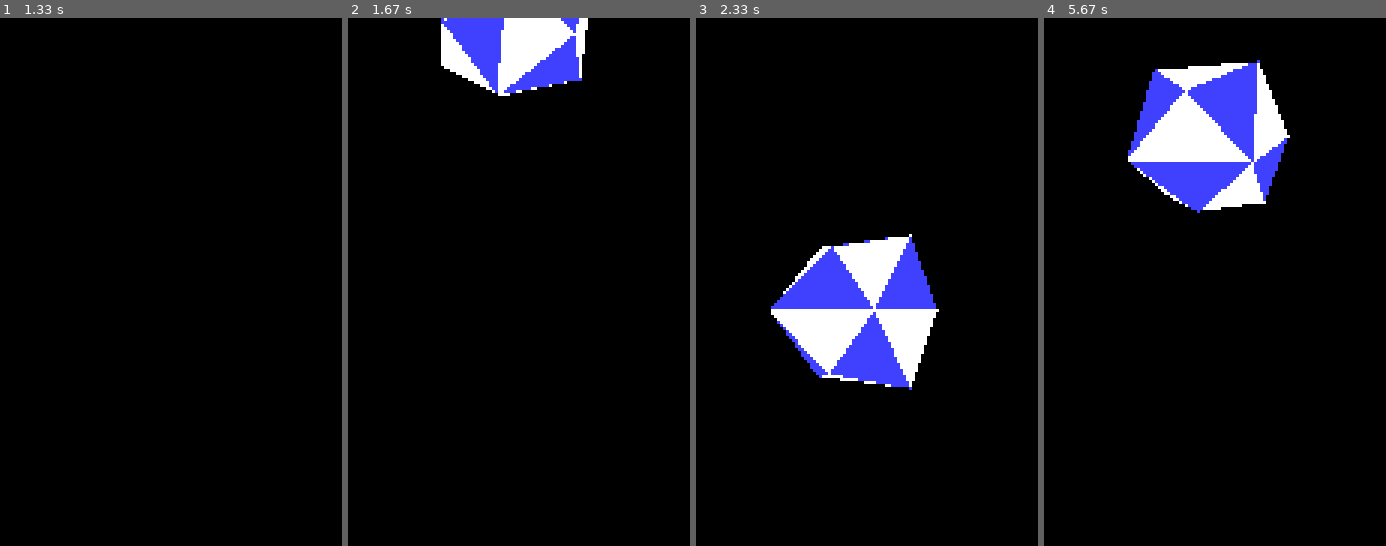
Above: before the commit, frames 1-4 (left to right).
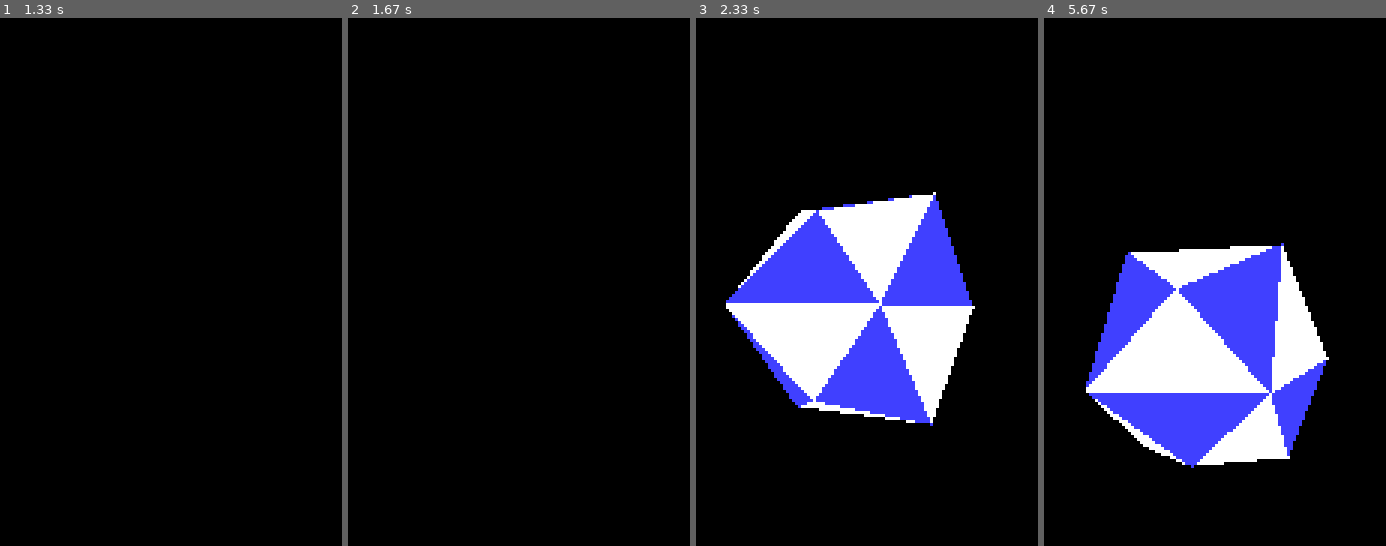
Above: after the commit, the same moments.

Repository: mooinglemur/2RX16
Game: pygame game, started from trials/pygame-polyhedron.py
The game is run twice, just before and just after one commit, with the same random seed, the same clock (stepped at 60 frames per second) and the same inputs.
Inputs:
- Up to frame 1 (1.33 s): no input
- Up to frame 2 (1.67 s): no input
- Up to frame 3 (2.33 s): no input
- Up to frame 4 (5.67 s): no input

Frame 1 is identical in both runs. In frame 2, 5.3% of the frame differs, in the area x 27-71%, y 0-15%; in frame 3, 14%; in frame 4, 33%, in the area x 12-84%, y 7-86%.

Commit message:
more progress with the polyhedron stuff

Diff:
--- a/trials/pygame-polyhedron.py
+++ b/trials/pygame-polyhedron.py
@@ -96,7 +96,7 @@
 
 
 # Define the size and position of the polyhedron
-scale = 20
+scale = 30
 center_offset = (width // 2, height // 2)
 
 # Define rotation parameters
@@ -116,15 +116,17 @@
 
 camera = (0, 0, 6)
 
+tris_seen = False
+
 def slope2bytes(slope):
     x1 = (slope / 2)
     x32 = 0x00
-    if x1 >= 64 or x1 <= -64:
+    if x1 >= 32 or x1 < -32:
         x1 /= 32
         x32 = 0x80
-    x1 *= 512 # subpixels to whole number
-    print(int(x1))
-    b1 = bytearray(int(x1).to_bytes(2, 'little', signed=True))
+    x1 *= 512 # move significant fractional part to whole number
+    print(round(x1))
+    b1 = bytearray(round(x1).to_bytes(2, 'little', signed=True))
     b1[1] &= 0x7f
     b1[1] |= x32
     return b1
@@ -145,6 +147,7 @@
     global squishy_max_amplitude
     global zees
     global rotated_vertices
+    global tris_seen
 
     # Apply rotation
     angle_x += rotation_speed_x
@@ -273,6 +276,8 @@
 
 #        if v0[1] < 0:
 #            v0[1] = 0
+
+        tris_seen = True
 
         if (v0[1] == v1[1]): # Part 2 only
             print("Part 2 only")
@@ -393,7 +398,7 @@
             f.write(rowcount2.to_bytes(1, 'little')) # 0b row count 1
 
 
-States = Enum('States', ['FALLING', 'SQUISHING', 'BOUNCING', 'RISING', 'STEADY'])
+States = Enum('States', ['FALLING', 'SQUISHING', 'BOUNCING', 'RISING', 'STEADY', 'LOOPING'])
 
 # Main game loop
 running = True
@@ -411,7 +416,7 @@
     if hedron_state == States.FALLING:
         momentum += gravity
         vertical_offset += momentum
-        if vertical_offset >= 2:
+        if vertical_offset >= 1.6:
             print("SQUISHING")
             hedron_state = States.SQUISHING
 
@@ -425,9 +430,9 @@
     elif hedron_state == States.BOUNCING:
         hedron_state = States.RISING
         if bounces >= 3:
-            momentum = 0.075
+            momentum = 0.068
         else:
-            momentum = 0.12
+            momentum = 0.1
         print("RISING")
 
     elif hedron_state == States.RISING:
@@ -442,14 +447,38 @@
                 print("FALLING")
         vertical_offset -= momentum
 
-
+    elif hedron_state == States.STEADY:
+        if squishy_amplitude == 0:
+            if scale > 20:
+                scale -= 0.08
+            if scale < 20: # in case we overshot on the same frame
+                scale = 20
+                hedron_state = States.LOOPING
+                print("LOOPING")
+                f.write(b'\xfe') # end of list
+                f.close()
+                f = open("trilist2.bin", "wb")
+                rotation_speed_x = math.pi/180
+                rotation_speed_y = -(math.pi/90)
+                loop_x_start = round(math.cos(angle_x),3)
+                loop_y_start = round(math.sin(angle_y),3)
+        else:
+            scale -= 0.06
+
+    elif hedron_state == States.LOOPING:
+        if loop_x_start == round(math.cos(angle_x),3) and loop_y_start == round(math.sin(angle_y),3):
+            print("DONE")
+            print(f"X {loop_x_start} {round(math.cos(angle_x),3)}")
+            print(f"Y {loop_y_start} {round(math.sin(angle_y),3)}")
+            f.write(b'\xfe') # end of list
+            break
 
 
 
     screen.fill(BLACK)
     advance_cube()
-
-    f.write(b'\xff') # end of frame
+    if tris_seen:
+        f.write(b'\xff') # end of frame
 
     pygame.display.flip()
     clock.tick(60)
Not shown, changed: src/hedron.s
Not shown, changed: src/macros.inc
Not shown, changed: src/main.s
